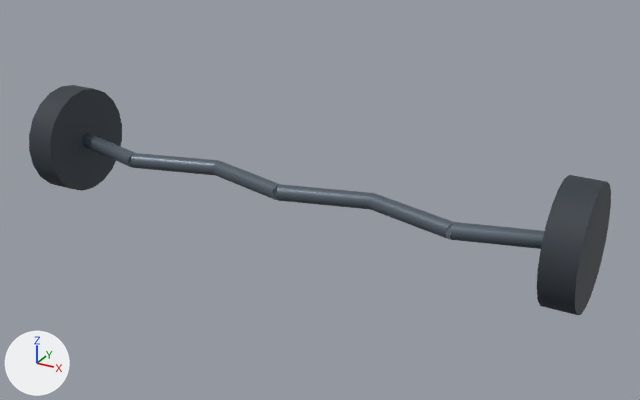
The glTF model motion/models/ez_bar.glb as it was, and as the next commit left it.
Both versions are drawn from a camera (50 mm lens) standing at (0.936, -1.57, 0.761) and looking at (0.063, 0.018, -0.033). Arrows for +X, +Y and +Z are at lower left; the lights stay in place. The picture after the commit comes second. Where no turn or scale is listed for an object, it has been applied to the vertices.

In view in the first picture: 'angledBar', 'angledBar.001', 'angledBar.002', 'angledBar.003', 'angledBar.004', 'angledBar.005', 'weight', 'weight.001'.
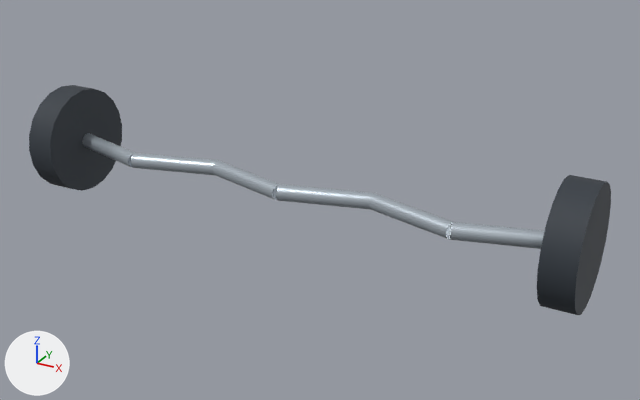
Where the change shows, as pixel boxes (x1, y1, x2, y2) in the pictures (640 x 400 px):
'angledBar.005', recoloured (greyish blue to pale blue): (450, 222, 545, 249) in both
'angledBar.003', recoloured (lighter): (276, 184, 373, 209) in both
'angledBar.004', recoloured (greyish blue to pale blue): (369, 193, 452, 239) in both
'angledBar.001', recoloured (lighter): (131, 153, 218, 175) in both
'angledBar.002', recoloured (greyish blue to pale blue): (213, 161, 279, 200) in both
'angledBar', recoloured (greyish blue to pale blue): (82, 133, 135, 168) in both

The change in detail:
Material 'Material_0' (mat_material_0) changes colour from greyish blue #606b76 to pale blue #bac4cd; in linear values from (0.117, 0.147, 0.181) to (0.491, 0.552, 0.61).
